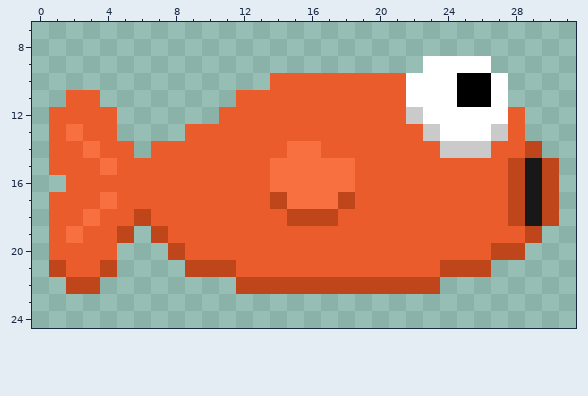
Two versions of one pixel-art sprite, FloppyFish/Images/Pixelart/fish.png. Above, as it was before the edit.
The file is 32x32 pixels. Shown: x 0..31, y 7..24.
And afterwards:
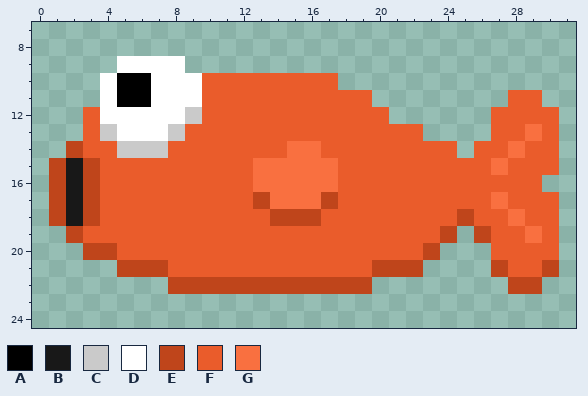
Palette (. is transparent): A #000000  B #181818  C #cacaca  D #ffffff  E #bf451b  F #ea5c2b  G #f97040
From the commit log: Trash platform; Flipped fish
Difference:
y 9: x 5..8 .... -> DDDD; x 23..26 DDDD -> ....
y 10: x 4..13 .......... -> DAADDDFFFF; x 18..27 FFFFDDDAAD -> ..........
y 11: x 2..11 FF........ -> ..DAADDDFF; x 20..29 FFDDDAAD.. -> ........FF
y 12: x 1..2 FF -> ..; x 4..10 F...... -> DDDDDCF; x 21..27 FCDDDDD -> ......F; x 29..30 .. -> FF
y 13: x 1..2 FG -> ..; x 4..8 F.... -> CDDDC; x 23..27 CDDDC -> ....F; x 29..30 .. -> GF
y 14: x 1..3 FFG -> .EF; x 5..7 F.F -> CCC; x 24..26 CCC -> F.F; x 28..30 FE. -> GFF
y 15: x 1..4 FFFG -> EBEF; x 13 F -> G; x 18 G -> F; x 27..30 FEBE -> GFFF
y 16: x 1..3 .FF -> EBE; x 13 F -> G; x 18 G -> F; x 28..30 EBE -> FF.
y 17: x 1..4 FFFG -> EBEF; x 13..14 FE -> EG; x 17..18 GE -> EF; x 27..30 FEBE -> GFFF
y 18: x 1..3 FFG -> EBE; x 6 E -> F; x 14 F -> E; x 17 E -> F; x 25 F -> E; x 28..30 EBE -> GFF
y 19: x 1..2 FG -> .E; x 5..7 E.E -> FFF; x 24..26 FFF -> E.E; x 29..30 E. -> GF
y 20: x 1..8 FFFF...E -> ..EEFFFF; x 23..30 FFFFEE.. -> E...FFFF
y 21: x 1..11 EFFE....EEE -> ....EEEFFFF; x 20..30 FFFFEEE.... -> EEE....EFFE
y 22: x 2..3 EE -> ..; x 8..11 .... -> EEEE; x 20..23 EEEE -> ....; x 28..29 .. -> EE
